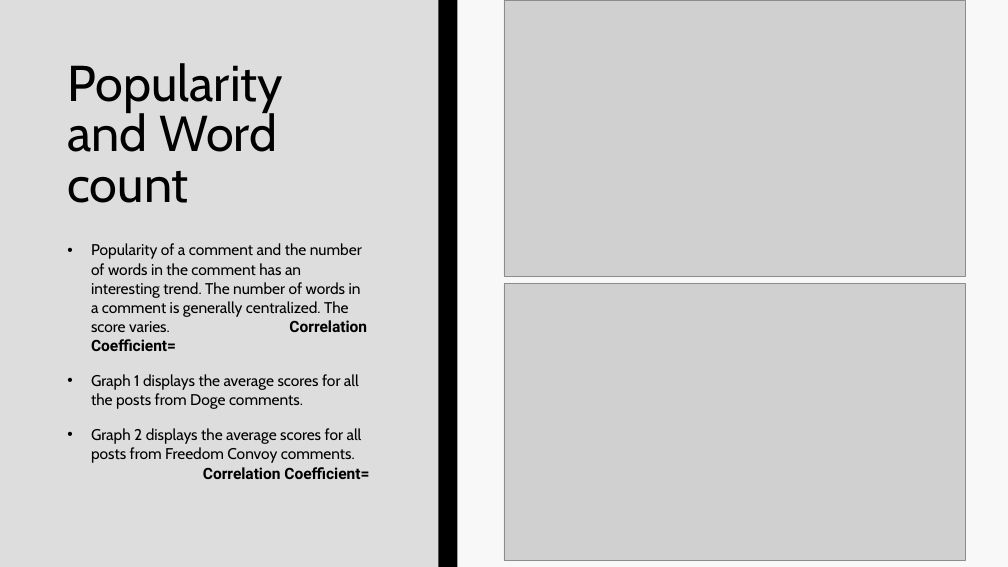
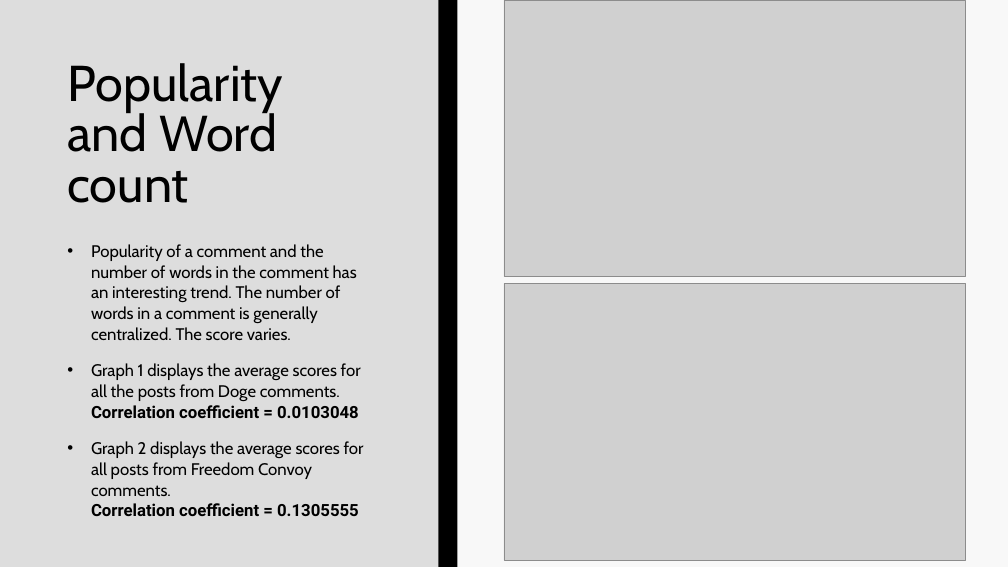
Before and after one commit to EvaTarr/CMPT412Project, a slide deck: slide 8 of presentation.pptx. Drawn at 1008x567 pixels with LibreOffice and Linux fonts; fonts in the diff are those of the drawing; grey boxes stand for pictures. Boxes give left, top, right and bottom in pixels: in the first picture for what was removed or moved away, otherwise in the second. Text is boxed around its words. In the diff, an @@ line names an element or a change of style, - is before the commit and + after.

Commit message:
-Added correlation coefficient to project and presentation

```diff
--- a/presentation.pptx
+++ b/presentation.pptx
@@ text at [91, 244, 364, 516]: text changed; size 14.8 to 16 pt @@
-• Popularity of a comment and the number of words in the comment has an interesting trend. The number of words in a comment is generally centralized. The score varies. Correlation Coefficient=
-• Graph 1 displays the average scores for all the posts from Doge comments.
-• Graph 2 displays the average scores for all posts from Freedom Convoy comments. Correlation Coefficient=
+• Popularity of a comment and the number of words in the comment has an interesting trend. The number of words in a comment is generally centralized. The score varies.
+• Graph 1 displays the average scores for all the posts from Doge comments. Correlation coefficient = 0.0103048
+• Graph 2 displays the average scores for all posts from Freedom Convoy comments. Correlation coefficient = 0.1305555
```
Also in this commit, not shown: 2 other slides changed, 3 other files.
